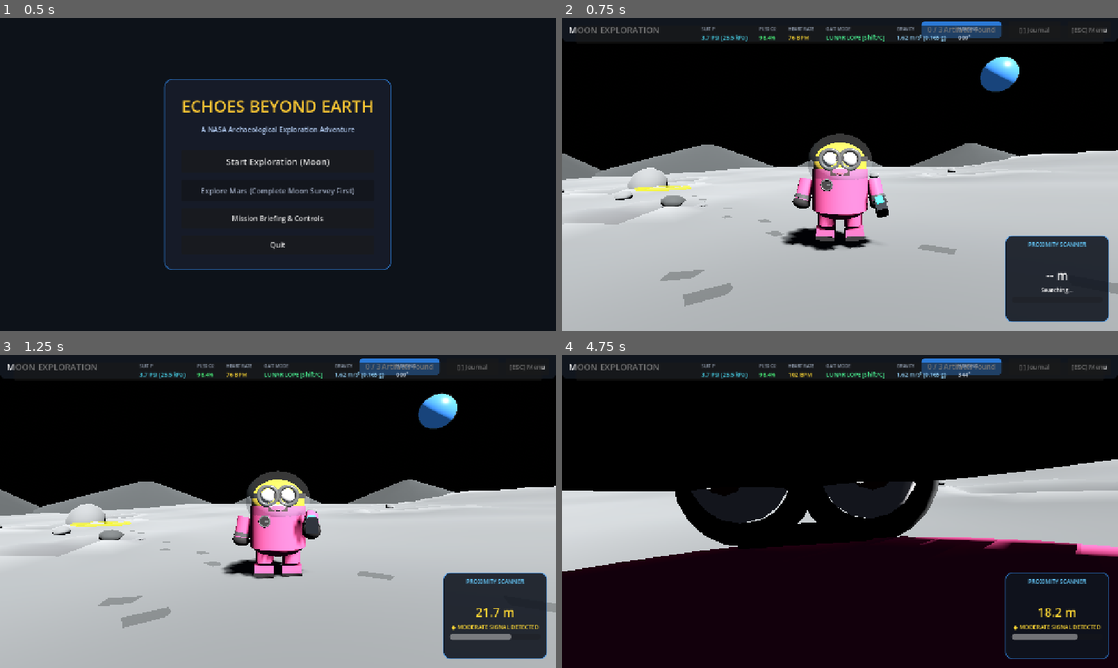
Above: before the commit, frames 1-4 (two rows, left to right).
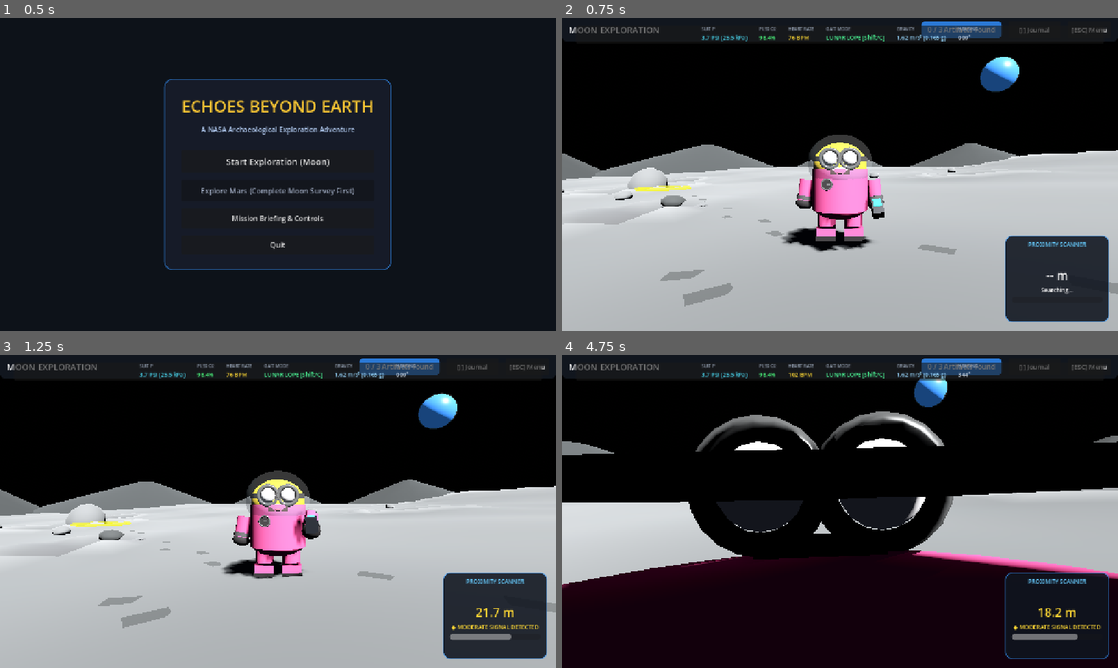
Above: after the commit, the same moments.

Repository: alsabithka/nasa_project
Game: Godot game, scene res://scenes/main_menu.tscn
Two runs of this game, one before a commit and one after it. Both use one fixed random seed, a clock stepped at 60 frames per second and the inputs below.
Inputs (mouse positions are in pixels of both pictures, inside the frame that each line leads up to):
- Up to frame 1 (0.5 s): no input
- Up to frame 2 (0.75 s): click "Start Exploration (Moon)" at 0.5 s
- Up to frame 3 (1.25 s): no input
- Up to frame 4 (4.75 s): tap Enter at 1.25 s; move the mouse to (867, 511) at 1.27 s; hold E (interact) 1.28-2.03 s; hold W (move_forward) from 1.28 s (still down); click (867, 511) at 1.42 s; tap Space (jump) at 1.52, 1.55, 1.82, 2.1, 2.27, 2.57, 3.05, 3.77, 4.07 s; move the mouse to (812, 511) at 2.02 s; tap E (interact) at 2.3, 3.6 s; move the mouse to (851, 505) at 2.77 s; hold F (inspect_geology) 2.78-3.53 s; move the mouse to (834, 517) at 3.52 s; click (834, 517) at 3.67 s; move the mouse to (878, 514) at 4.27 s; hold Space (jump) from 4.28 s (still down); tap V (toggle_camera_view) at 4.35 s

Frame 1 is identical in both runs. In frame 2, 0.9% of the frame differs, in the area x 39-59%, y 36-75%; in frame 3, 0.3%; in frame 4, 14%, in the area x 0-100%, y 7-75%.

Commit message:
Fix pupil layer ordering, add jump buffering and coyote time, and smooth walk animation continuity over uneven terrain

Diff:
--- a/project.godot
+++ b/project.godot
@@ -26,11 +26,11 @@
 window/stretch/mode="canvas_items"
 window/stretch/aspect="expand"
 
+[physics]
+
+3d/default_gravity=1.62
+
 [rendering]
 
 renderer/rendering_method="gl_compatibility"
 renderer/rendering_method.mobile="gl_compatibility"
-
-[physics]
-
-3d/default_gravity=1.62
--- a/scenes/player/player.tscn
+++ b/scenes/player/player.tscn
@@ -25,18 +25,18 @@
 roughness = 0.25
 
 [sub_resource type="StandardMaterial3D" id="Mat_EyeIris"]
-albedo_color = Color(0.48, 0.25, 0.12, 1)
-roughness = 0.35
+albedo_color = Color(0.50, 0.26, 0.12, 1)
+roughness = 0.25
 
 [sub_resource type="StandardMaterial3D" id="Mat_EyePupil"]
-albedo_color = Color(0.04, 0.04, 0.05, 1)
-roughness = 0.1
+albedo_color = Color(0.02, 0.02, 0.02, 1)
+roughness = 0.05
 
 [sub_resource type="StandardMaterial3D" id="Mat_EyeSparkle"]
 albedo_color = Color(1, 1, 1, 1)
 emission_enabled = true
 emission = Color(1, 1, 1, 1)
-emission_energy_multiplier = 0.6
+emission_energy_multiplier = 0.8
 
 [sub_resource type="StandardMaterial3D" id="Mat_MouthInterior"]
 albedo_color = Color(0.18, 0.04, 0.08, 1)
@@ -130,22 +130,22 @@
 
 [sub_resource type="SphereMesh" id="Mesh_Iris"]
 material = SubResource("Mat_EyeIris")
-radius = 0.045
-height = 0.06
-radial_segments = 12
-rings = 6
+radius = 0.052
+height = 0.04
+radial_segments = 16
+rings = 8
 
 [sub_resource type="SphereMesh" id="Mesh_Pupil"]
 material = SubResource("Mat_EyePupil")
-radius = 0.024
-height = 0.03
-radial_segments = 10
-rings = 4
+radius = 0.030
+height = 0.025
+radial_segments = 14
+rings = 6
 
 [sub_resource type="SphereMesh" id="Mesh_Sparkle"]
 material = SubResource("Mat_EyeSparkle")
-radius = 0.01
-height = 0.015
+radius = 0.010
+height = 0.012
 radial_segments = 8
 rings = 4
 
@@ -510,19 +510,19 @@
 mesh = SubResource("Mesh_GoggleRing")
 
 [node name="LeftEyeSclera" type="MeshInstance3D" parent="Visuals/Torso/Head/LeftGoggleRing"]
-transform = Transform3D(1, 0, 0, 0, 1, 0, 0, 0, 1, 0, -0.02, 0)
+transform = Transform3D(1, 0, 0, 0, 1, 0, 0, 0, 1, 0, 0.01, 0)
 mesh = SubResource("Mesh_Sclera")
 
 [node name="LeftEyeIris" type="MeshInstance3D" parent="Visuals/Torso/Head/LeftGoggleRing"]
-transform = Transform3D(1, 0, 0, 0, 1, 0, 0, 0, 1, 0, -0.07, 0)
+transform = Transform3D(1, 0, 0, 0, 1, 0, 0, 0, 1, 0, 0.038, 0)
 mesh = SubResource("Mesh_Iris")
 
 [node name="LeftEyePupil" type="MeshInstance3D" parent="Visuals/Torso/Head/LeftGoggleRing"]
-transform = Transform3D(1, 0, 0, 0, 1, 0, 0, 0, 1, 0, -0.085, 0)
+transform = Transform3D(1, 0, 0, 0, 1, 0, 0, 0, 1, 0, 0.052, 0)
 mesh = SubResource("Mesh_Pupil")
 
 [node name="LeftEyeSparkle" type="MeshInstance3D" parent="Visuals/Torso/Head/LeftGoggleRing"]
-transform = Transform3D(1, 0, 0, 0, 1, 0, 0, 0, 1, 0.02, -0.09, 0.02)
+transform = Transform3D(1, 0, 0, 0, 1, 0, 0, 0, 1, 0.014, 0.062, 0.014)
 mesh = SubResource("Mesh_Sparkle")
 
 [node name="RightGoggleRing" type="MeshInstance3D" parent="Visuals/Torso/Head"]
@@ -530,19 +530,19 @@
 mesh = SubResource("Mesh_GoggleRing")
 
 [node name="RightEyeSclera" type="MeshInstance3D" parent="Visuals/Torso/Head/RightGoggleRing"]
-transform = Transform3D(1, 0, 0, 0, 1, 0, 0, 0, 1, 0, -0.02, 0)
+transform = Transform3D(1, 0, 0, 0, 1, 0, 0, 0, 1, 0, 0.01, 0)
 mesh = SubResource("Mesh_Sclera")
 
 [node name="RightEyeIris" type="MeshInstance3D" parent="Visuals/Torso/Head/RightGoggleRing"]
-transform = Transform3D(1, 0, 0, 0, 1, 0, 0, 0, 1, 0, -0.07, 0)
+transform = Transform3D(1, 0, 0, 0, 1, 0, 0, 0, 1, 0, 0.038, 0)
 mesh = SubResource("Mesh_Iris")
 
 [node name="RightEyePupil" type="MeshInstance3D" parent="Visuals/Torso/Head/RightGoggleRing"]
-transform = Transform3D(1, 0, 0, 0, 1, 0, 0, 0, 1, 0, -0.085, 0)
+transform = Transform3D(1, 0, 0, 0, 1, 0, 0, 0, 1, 0, 0.052, 0)
 mesh = SubResource("Mesh_Pupil")
 
 [node name="RightEyeSparkle" type="MeshInstance3D" parent="Visuals/Torso/Head/RightGoggleRing"]
-transform = Transform3D(1, 0, 0, 0, 1, 0, 0, 0, 1, 0.02, -0.09, 0.02)
+transform = Transform3D(1, 0, 0, 0, 1, 0, 0, 0, 1, 0.014, 0.062, 0.014)
 mesh = SubResource("Mesh_Sparkle")
 
 [node name="SmileMouth" type="Node3D" parent="Visuals/Torso/Head"]
--- a/scripts/player/player.gd
+++ b/scripts/player/player.gd
@@ -47,6 +47,13 @@
 var exertion_level: float = 0.0
 var prev_vertical_velocity: float = 0.0
 
+# Jump and Floor Robustness (Prevents getting stuck on uneven lunar terrain)
+var jump_buffer_timer: float = 0.0
+var coyote_timer: float = 0.0
+var is_jumping: bool = false
+var air_time: float = 0.0
+var is_moving_horizontal: bool = false
+
 # Stable interaction state (prevents rubberbanding/displacement during digging, cleaning & inspection)
 var is_interacting: bool = false
 var interaction_anchor: Vector3 = Vector3.ZERO
@@ -122,7 +129,7 @@
 	# Floor adhesion on uneven lunar regolith: prevents unwanted floating over slopes and craters
 	floor_snap_length = 0.45
 	floor_constant_speed = true
-	floor_max_angle = deg_to_rad(50.0)
+	floor_max_angle = deg_to_rad(65.0)
 	floor_stop_on_slope = true
 
 	if dust_system and dust_system.has_method("set_gravity"):
@@ -134,6 +141,9 @@
 		dust_system.set_gravity(gravity)
 
 func _unhandled_input(event: InputEvent) -> void:
+	if event.is_action_pressed("jump"):
+		jump_buffer_timer = 0.22
+
 	# Mouse Orbit & Zoom Controls
 	if event is InputEventMouseButton:
 		if event.button_index == MOUSE_BUTTON_LEFT and event.pressed:
@@ -181,8 +191,26 @@
 	is_mouse_captured = false
 
 func _physics_process(delta: float) -> void:
+	# Update jump buffer timer
+	jump_buffer_timer = maxf(0.0, jump_buffer_timer - delta)
+	if Input.is_action_just_pressed("jump"):
+		jump_buffer_timer = 0.22
+
+	# Ground tracking & coyote grace window
+	var on_ground = is_on_floor()
+	if on_ground:
+		coyote_timer = 0.18 # 180ms coyote grace window
+		air_time = 0.0
+		is_jumping = false
+		floor_snap_length = 0.45
+	else:
+		coyote_timer = maxf(0.0, coyote_timer - delta)
+		air_time += delta
+		if velocity.y <= 0.0:
+			floor_snap_length = 0.45 # Restore snap so landing immediately adheres
+
 	# Apply exact real Moon gravitation (1.62 m/s²) with consistent downward pull
-	var was_in_air = not is_on_floor()
+	var was_in_air = not on_ground
 	if was_in_air:
 		velocity.y -= gravity * delta
 		velocity.y = maxf(velocity.y, -24.0)
@@ -190,11 +218,11 @@
 		landing_squash = move_toward(landing_squash, 0.0, 1.2 * delta)
 	else:
 		landing_squash = move_toward(landing_squash, 0.0, 6.0 * delta)
-		if velocity.y < 0.0:
+		if velocity.y < 0.0 and not is_jumping:
 			velocity.y = -0.6 # Maintain solid ground adhesion over craters and slopes
 
 	# Landing detection: landing impact sound, footprint imprint and subtle contact dust
-	if was_in_air and is_on_floor():
+	if was_in_air and on_ground and not is_jumping:
 		floor_snap_length = 0.45
 		_handle_landing(prev_vertical_velocity)
 	prev_vertical_velocity = velocity.y
@@ -226,8 +254,19 @@
 	var active_loping = is_loping_mode or Input.is_key_pressed(KEY_SHIFT)
 	var current_max_speed = lope_speed if active_loping else walk_speed
 
-	# Handle Low-Gravity Jump
-	if Input.is_action_just_pressed("jump") and is_on_floor():
+	# Ground support detection (including steep crater slopes)
+	var has_ground_support = on_ground or (coyote_timer > 0.0)
+	if not has_ground_support and air_time < 0.25:
+		for i in range(get_slide_collision_count()):
+			var col = get_slide_collision(i)
+			if col.get_normal().y > 0.15:
+				has_ground_support = true
+				break
+
+	# Handle Low-Gravity Jump with buffer & coyote support
+	if jump_buffer_timer > 0.0 and has_ground_support and not is_interacting:
+		jump_buffer_timer = 0.0
+		coyote_timer = 0.0
 		jump()
 
 	# Camera-relative movement calculation
@@ -251,44 +290,58 @@
 	right = right.normalized()
 
 	var move_direction = (forward * -input_dir.y + right * input_dir.x).normalized()
-	var is_moving = move_direction.length() > 0.01
-
-	var accel_rate = 3.2 if is_on_floor() else 0.8
-	var decel_rate = 4.4 if is_on_floor() else 0.4
-
-	if is_moving:
+	var has_input = move_direction.length() > 0.01
+
+	var accel_rate = 3.2 if on_ground else 0.8
+	var decel_rate = 4.4 if on_ground else 0.4
+
+	if has_input:
 		velocity.x = move_toward(velocity.x, move_direction.x * current_max_speed, accel_rate * delta * current_max_speed)
 		velocity.z = move_toward(velocity.z, move_direction.z * current_max_speed, accel_rate * delta * current_max_speed)
 
 		# Rotate astronaut smoothly towards movement direction
 		var target_angle = atan2(move_direction.x, move_direction.z)
 		visuals.rotation.y = lerp_angle(visuals.rotation.y, target_angle, 8.5 * delta)
-
-		# Advance gait step cycle
+	else:
+		velocity.x = move_toward(velocity.x, 0.0, decel_rate * delta * current_max_speed)
+		velocity.z = move_toward(velocity.z, 0.0, decel_rate * delta * current_max_speed)
+		exertion_level = move_toward(exertion_level, 0.0, 0.15 * delta)
+
+	var h_velocity = Vector2(velocity.x, velocity.z)
+	var h_speed = h_velocity.length()
+	is_moving_horizontal = has_input or (h_speed > 0.35 and on_ground)
+
+	if is_moving_horizontal:
+		# Advance gait step cycle smoothly
 		var stride_rate = 5.0 if active_loping else 3.8
-		walk_cycle += delta * stride_rate
-		step_cycle_tracker += delta * stride_rate
-
-		if is_on_floor():
+		var speed_factor = clampf(h_speed / maxf(current_max_speed, 0.1), 0.5, 1.2)
+		walk_cycle += delta * stride_rate * speed_factor
+		walk_cycle = fmod(walk_cycle, TAU * 100.0)
+		step_cycle_tracker += delta * stride_rate * speed_factor
+
+		if on_ground:
 			exertion_level = move_toward(exertion_level, 0.55 if active_loping else 0.20, 0.1 * delta)
 
 		# Detect footstep touchdown
 		if step_cycle_tracker >= PI:
 			step_cycle_tracker -= PI
 			last_foot_step = not last_foot_step
-			_trigger_footstep(move_direction, active_loping)
+			var step_dir = move_direction if has_input else Vector3(velocity.x, 0, velocity.z).normalized()
+			_trigger_footstep(step_dir, active_loping)
 	else:
-		velocity.x = move_toward(velocity.x, 0.0, decel_rate * delta * current_max_speed)
-		velocity.z = move_toward(velocity.z, 0.0, decel_rate * delta * current_max_speed)
-		exertion_level = move_toward(exertion_level, 0.0, 0.15 * delta)
-
-	_animate_astronaut(delta, is_moving, active_loping)
+		step_cycle_tracker = 0.0
+
+	_animate_astronaut(delta, is_moving_horizontal, active_loping)
 	move_and_slide()
 
 func jump() -> void:
-	if is_on_floor() and not is_interacting:
+	if not is_interacting:
 		velocity.y = jump_velocity
 		floor_snap_length = 0.0 # Clean lift-off for low-gravity jump
+		is_jumping = true
+		coyote_timer = 0.0
+		jump_buffer_timer = 0.0
+		air_time = 0.08
 		jump_anim_weight = 1.0
 		exertion_level = clampf(exertion_level + 0.35, 0.0, 1.0)
 		if dust_system and dust_system.has_method("emit_impact_dust"):
@@ -359,7 +412,13 @@
 		return
 
 	# Animation Branch: Airborne vs Walking vs Idle
-	if not is_on_floor():
+	# Truly airborne: actively jumping, or falling freely off terrain dips for more than coyote grace
+	var on_ground = is_on_floor()
+	if on_ground:
+		is_jumping = false
+	var is_airborne = not on_ground and (is_jumping or air_time > 0.14 or abs(velocity.y) > 1.25)
+
+	if is_airborne:
 		# 1. JUMPING & FLOATING IN LUNAR VACUUM (1.62 m/s²)
 		jump_anim_weight = move_toward(jump_anim_weight, 1.0, 8.0 * delta)
 		var is_rising = velocity.y > 0.05
--- /dev/null
+++ b/scripts/test_pupils_jump_and_walk.gd
@@ -0,0 +1,174 @@
+extends SceneTree
+
+# Rigorous Verification:
+# 1. Minion Pupil & Eye Layers Visibility
+# 2. Jump Reliability (No getting stuck, jump buffering, coyote time, slope jumping)
+# 3. Walk Animation Continuity over terrain micro-dips
+
+func _init() -> void:
+	print("==================================================================")
+	print("TESTING: PUPIL VISIBILITY, JUMP RELIABILITY & WALK CONTINUITY")
+	print("==================================================================")
+	call_deferred("_run_test")
+
+func _run_test() -> void:
+	var moon_scene = load("res://scenes/levels/moon.tscn")
+	if not moon_scene:
+		printerr("FAIL: Cannot load res://scenes/levels/moon.tscn")
+		quit(1)
+		return
+
+	var world = moon_scene.instantiate()
+	root.add_child(world)
+
+	var player = world.get_node_or_null("Player")
+	if not player:
+		printerr("FAIL: Player missing!")
+		quit(1)
+		return
+
+	# Wait for player to settle
+	var settle = 0
+	while not player.is_on_floor() and settle < 120:
+		settle += 1
+		await process_frame
+
+	var ground_y = player.global_position.y
+
+	# TEST 1: Eye Layers & Pupil Visibility
+	print("\n--- 1. Testing Eye Layers & Pupil Visibility ---")
+	var left_goggle = player.get_node("Visuals/Torso/Head/LeftGoggleRing")
+	var right_goggle = player.get_node("Visuals/Torso/Head/RightGoggleRing")
+	var left_sclera = left_goggle.get_node("LeftEyeSclera")
+	var left_iris = left_goggle.get_node("LeftEyeIris")
+	var left_pupil = left_goggle.get_node("LeftEyePupil")
+	var left_sparkle = left_goggle.get_node("LeftEyeSparkle")
+
+	print("[Eyes] Left Sclera global Z: ", left_sclera.global_position.z)
+	print("[Eyes] Left Iris global Z:   ", left_iris.global_position.z)
+	print("[Eyes] Left Pupil global Z:  ", left_pupil.global_position.z)
+	print("[Eyes] Left Sparkle global Z:", left_sparkle.global_position.z)
+
+	if left_pupil.global_position.z <= left_iris.global_position.z:
+		printerr("FAIL: Left pupil is behind iris!")
+		quit(1)
+		return
+	if left_iris.global_position.z <= left_sclera.global_position.z:
+		printerr("FAIL: Left iris is behind sclera!")
+		quit(1)
+		return
+
+	var right_sclera = right_goggle.get_node("RightEyeSclera")
+	var right_iris = right_goggle.get_node("RightEyeIris")
+	var right_pupil = right_goggle.get_node("RightEyePupil")
+	print("[Eyes] Right Pupil global Z: ", right_pupil.global_position.z)
+	if right_pupil.global_position.z <= right_iris.global_position.z:
+		printerr("FAIL: Right pupil is behind iris!")
+		quit(1)
+		return
+
+	print("PASS: Both Left and Right Pupils are properly positioned in front of the Irises and Scleras!")
+
+	# TEST 2: Jump Reliability & Buffering
+	print("\n--- 2. Testing Jump Reliability, Buffering & Coyote Time ---")
+	print("[Jump] Initial on floor: ", player.is_on_floor())
+
+	# Subtest A: Standard jump
+	player.jump()
+	print("[Jump] Standard jump applied. Velocity Y: ", player.velocity.y)
+	if player.velocity.y <= 0.0 or not player.is_jumping:
+		printerr("FAIL: Standard jump failed to apply upward velocity!")
+		quit(1)
+		return
+	print("PASS: Standard jump works cleanly.")
+
+	# Wait for jump completion
+	while player.is_on_floor():
+		await process_frame
+	while not player.is_on_floor():
+		await process_frame
+	await process_frame
+
+	# Subtest B: Coyote Time Jump (jumping just after leaving ground)
+	player.coyote_timer = 0.15 # In coyote window
+	player.jump_buffer_timer = 0.10 # Buffered space press
+	player._physics_process(0.016)
+	print("[Coyote] Velocity Y after coyote jump: ", player.velocity.y)
+	if player.velocity.y <= 0.0:
+		printerr("FAIL: Coyote time jump failed!")
+		quit(1)
+		return
+	print("PASS: Coyote time jump works cleanly.")
+
+	# Wait for coyote jump completion
+	while player.is_on_floor():
+		await process_frame
+	while not player.is_on_floor():
+		await process_frame
+	await process_frame
+
+	# Subtest C: Landing Jump Buffer (pressing space within 0.2s before landing)
+	player.jump()
+	while player.is_on_floor():
+		await process_frame
+	while player.velocity.y > -0.5:
+		await process_frame
+	while player.global_position.y > ground_y + 0.15:
+		await process_frame
+
+	# Pre-buffer jump right before touchdown (< 100ms to ground)
+	player.jump_buffer_timer = 0.22
+
+	var jumped_from_buffer = false
+	for i in range(25):
+		await process_frame
+		if player.is_jumping or player.velocity.y > 1.0:
+			jumped_from_buffer = true
+			break
+
+	if not jumped_from_buffer:
+		printerr("FAIL: Buffered jump did not fire on touchdown!")
+		quit(1)
+		return
+	print("PASS: Jump buffering cleanly registered and executed jump upon touchdown.")
+
+	# Wait for landing
+	while player.is_on_floor():
+		await process_frame
+	while not player.is_on_floor():
+		await process_frame
+	await process_frame
+	await process_frame
+
+	# TEST 3: Walk Animation Continuity over rough terrain
+	print("\n--- 3. Testing Walk Animation Continuity over Micro-Dips ---")
+	print("[Walk] Player on floor: ", player.is_on_floor())
+	player.walk_cycle = 0.5
+	player._animate_astronaut(0.05, true, false)
+	print("[Walk] State on flat ground: ", player.current_anim_state)
+	if player.current_anim_state != "walk":
+		printerr("FAIL: Expected 'walk' state!")
+		quit(1)
+		return
+
+	# Simulate stepping over a micro-dip in terrain (air_time = 0.05s, is_jumping = false)
+	player.air_time = 0.05
+	player.is_jumping = false
+	player._animate_astronaut(0.05, true, false)
+	print("[Walk] State during micro-dip (air_time = 0.05s): ", player.current_anim_state)
+	print("[Walk] Left leg rotation X: ", player.left_leg.rotation.x)
+	print("[Walk] Torso waddle roll Z: ", player.visuals.rotation.z)
+	if player.current_anim_state != "walk":
+		printerr("FAIL: Walk animation was interrupted by micro-dip!")
+		quit(1)
+		return
+	if abs(player.visuals.rotation.z) < 0.005 or abs(player.left_leg.rotation.x) < 0.01:
+		printerr("FAIL: Walk animation froze during micro-dip!")
+		quit(1)
+		return
+	print("PASS: Walk animation continues striding and waddling smoothly across terrain dips!")
+
+	print("\n==================================================================")
+	print("ALL PUPIL, JUMP AND WALK CONTINUITY TESTS PASSED!")
+	print("==================================================================")
+	quit(0)
Not shown, added: scripts/test_minion_astronaut_animations.gd.uid
